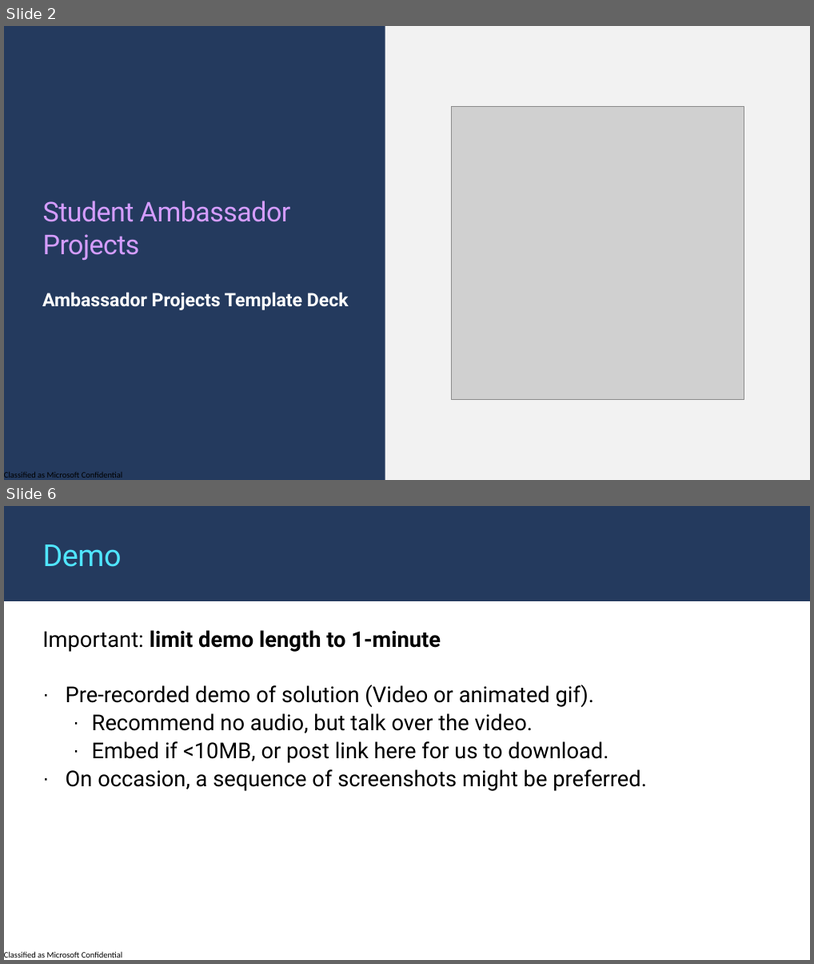
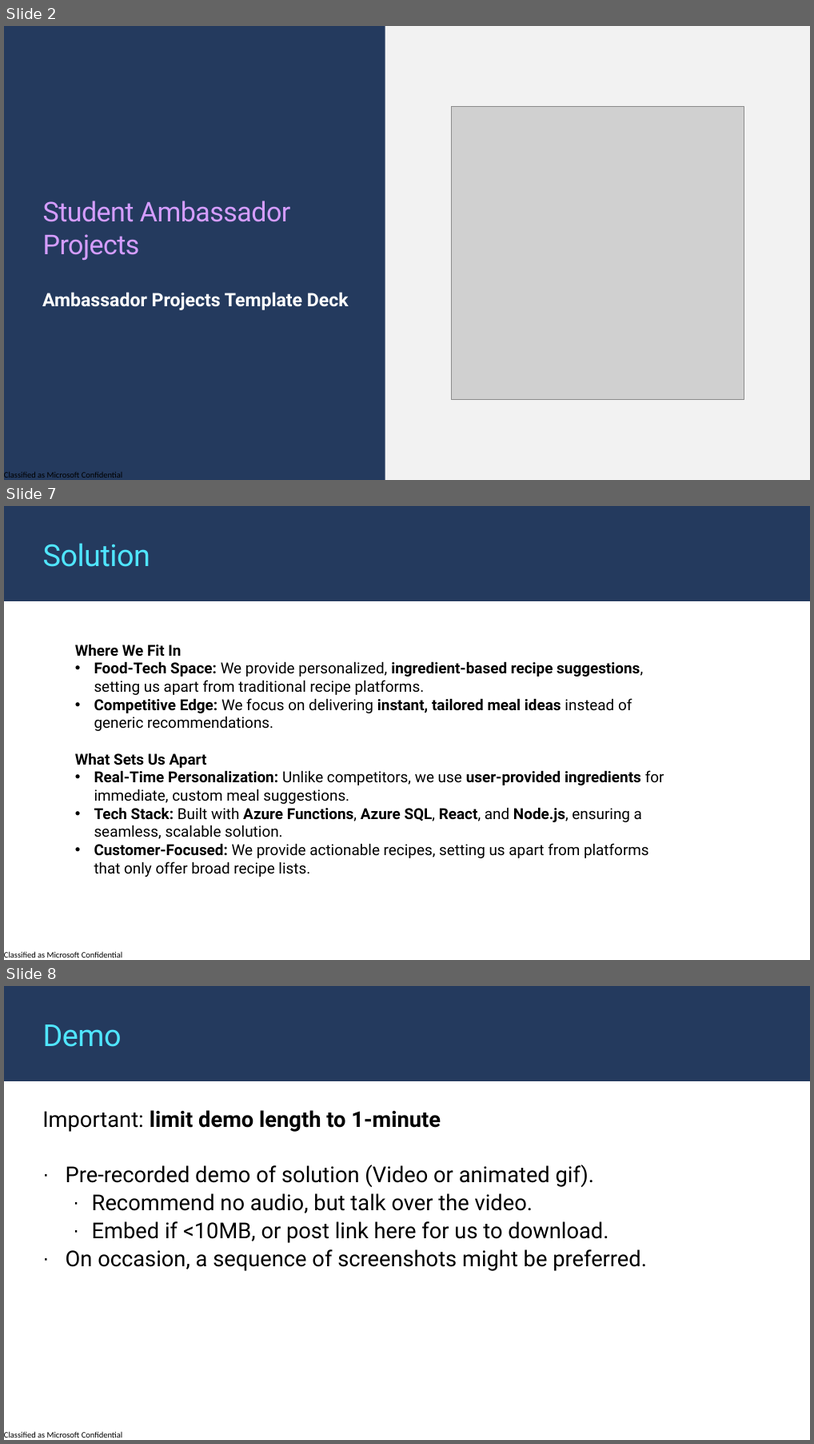
Before and after one commit to Nouran246/Personalized-Recipe-Recommender, a slide deck: Pitch Deck_Template.pptx. Shown one above the other, each under a label of ours: slides 2 and 6 before the commit, slides 2, 7 and 8 after it; the slides between them are not shown. The pictures are 814x964 and 814x1444 pixels, drawn with LibreOffice and Linux fonts; fonts in the diff are those of the drawing; grey boxes stand for pictures; background and template pictures are left out. Boxes give left, top, right and bottom in pixels: in the first picture for what was removed or moved away, otherwise in the second. Text is boxed around its words. In the diff, an @@ line names an element or a change of style, - is before the commit and + after.

```diff
--- a/Pitch Deck_Template.pptx
+++ b/Pitch Deck_Template.pptx
@@ slide 7 added at (4, 506, 810, 960), background #FFFFFF; not listed: 2 template elements that a slide beside it also shows @@
@@ text added at (43, 543, 150, 567), 36 pt, text #50E6FF @@
+Solution
@@ text added at (75, 644, 665, 876), 18 pt, text #000000 @@
+Where We Fit In
+• Food-Tech Space: We provide personalized, ingredient-based recipe suggestions, setting us apart from traditional recipe platforms.
+• Competitive Edge: We focus on delivering instant, tailored meal ideas instead of generic recommendations.
+What Sets Us Apart
+• Real-Time Personalization: Unlike competitors, we use user-provided ingredients for immediate, custom meal suggestions.
+• Tech Stack: Built with Azure Functions, Azure SQL, React, and Node.js, ensuring a seamless, scalable solution.
+• Customer-Focused: We provide actionable recipes, setting us apart from platforms that only offer broad recipe lists.
@@ what was slide 6 is now slide 8 @@
```
Also in this commit, not shown: 2 slides changed, 3 other slides added, 2 slides removed.
